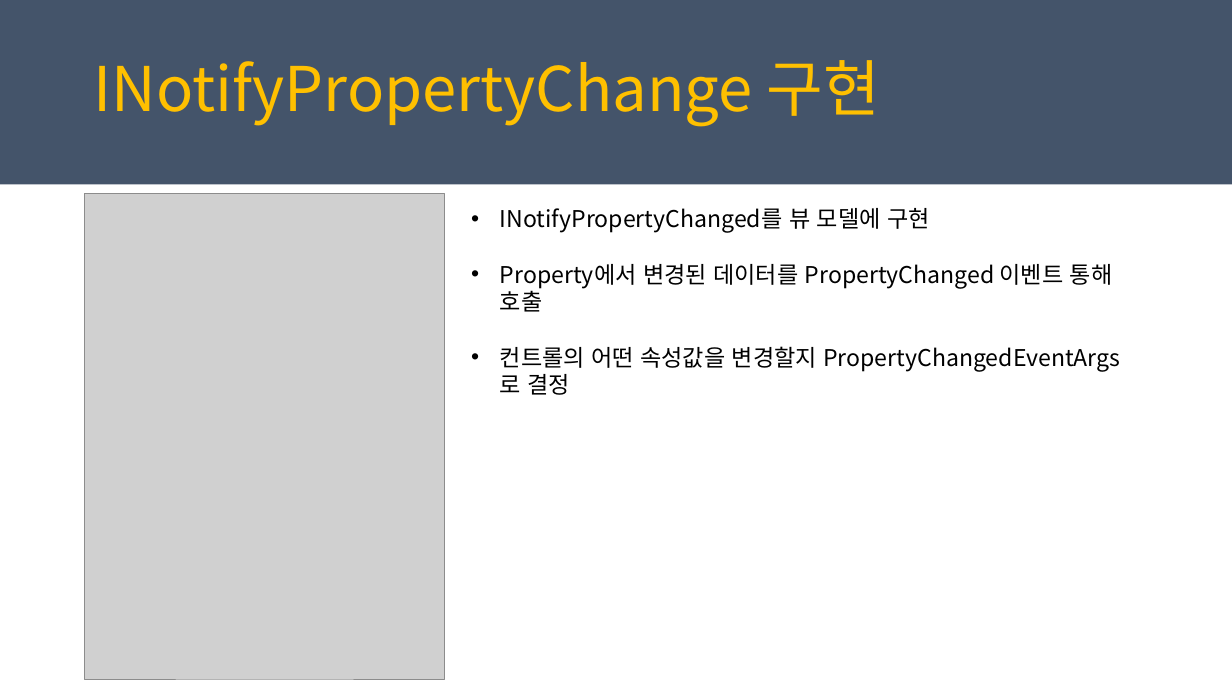
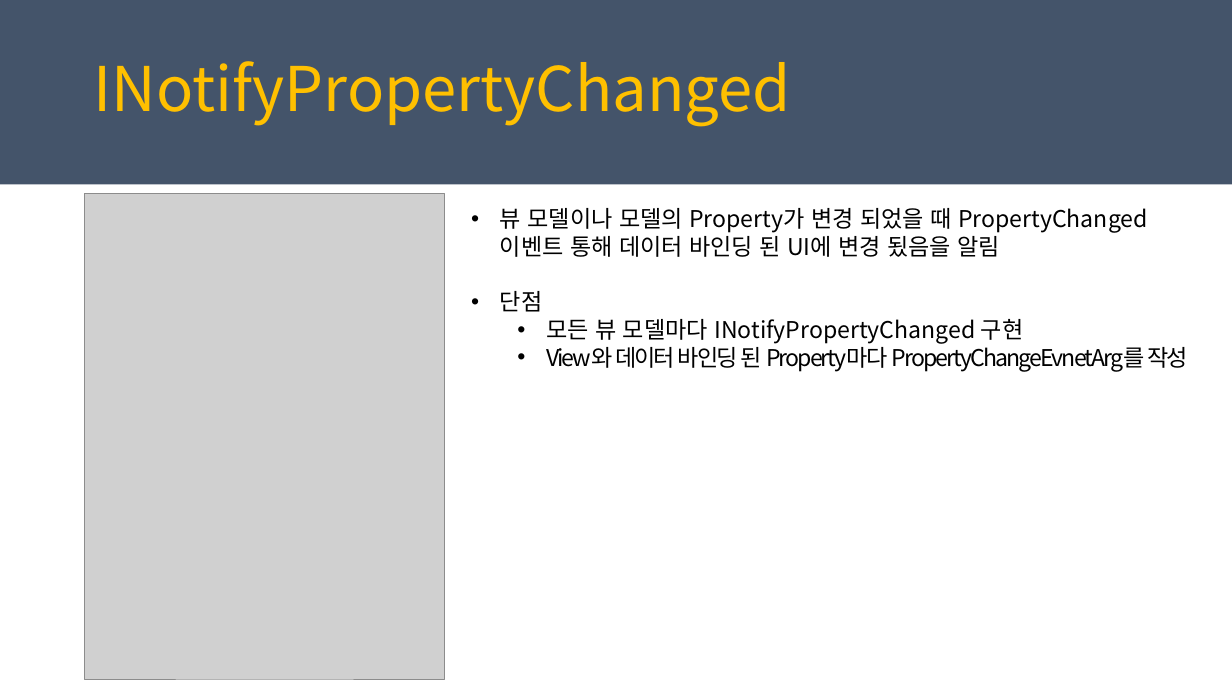
Before and after one commit to juniair/Summary-PPT, a slide deck: slide 13 of PRISM_MVVM_사용.pptx. Drawn at 1232x693 pixels with LibreOffice and Linux fonts; fonts in the diff are those of the drawing; grey boxes stand for pictures. Boxes give left, top, right and bottom in pixels: in the first picture for what was removed or moved away, otherwise in the second. Text is boxed around its words. In the diff, an @@ line names an element or a change of style, - is before the commit and + after.

```diff
--- a/PRISM_MVVM_사용.pptx
+++ b/PRISM_MVVM_사용.pptx
@@ text at [94, 61, 791, 127]: text changed @@
-INotifyPropertyChange 구현
+INotifyPropertyChanged
@@ text at [500, 208, 1188, 371]: text changed @@
-• INotifyPropertyChanged를 뷰 모델에 구현
-• Property에서 변경된 데이터를 PropertyChanged 이벤트 통해 호출
-• 컨트롤의 어떤 속성값을 변경할지 PropertyChangedEventArgs로 결정
+• 뷰 모델이나 모델의 Property가 변경 되었을 때 PropertyChanged 이벤트 통해 데이터 바인딩 된 UI에 변경 됬음을 알림
+• 단점
+  • 모든 뷰 모델마다 INotifyPropertyChanged 구현
+  • View와 데이터 바인딩 된 Property마다 PropertyChangeEvnetArg를 작성
```
Also in this commit, not shown: 10 other slides changed, 1 slide removed, 22 other files.
